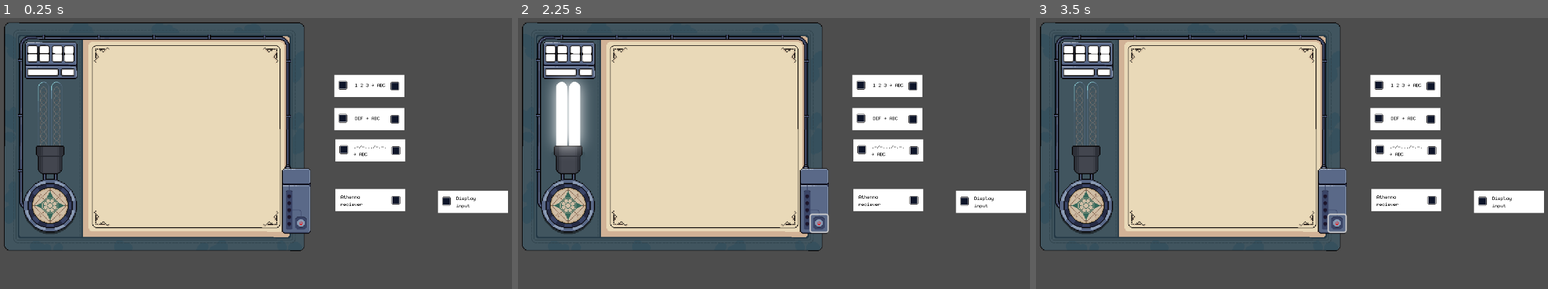
Above: before the commit, frames 1-3 (left to right).
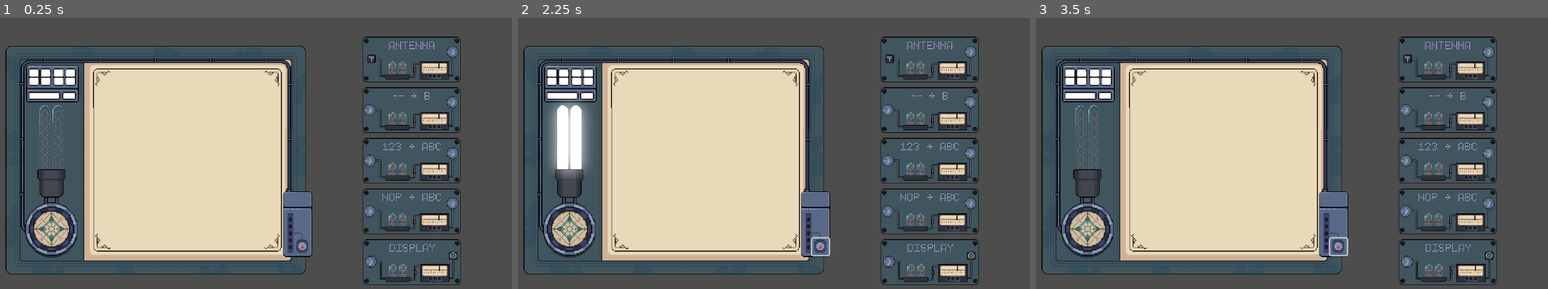
Above: after the commit, the same moments.

Repository: Limit-sest/wiretap
Game: Godot game, scene res://main.tscn
Two runs of this game, one before a commit and one after it. Both use one fixed random seed, a clock stepped at 60 frames per second and the inputs below.
Inputs (mouse positions are in pixels of both pictures, inside the frame that each line leads up to; where the layout moved, square brackets give the same spot in the first picture):
- Up to frame 1 (0.25 s): no input
- Up to frame 2 (2.25 s): click (820, 248) [820, 223] at 0.5 s; tap Enter at 1.25 s; move the mouse to (702, 137) at 1.27 s; hold Right 1.28-2.03 s; tap Alt at 1.35 s; click (702, 137) at 1.42 s; tap Space at 2 s; move the mouse to (861, 85) at 2.02 s; hold Down from 2.03 s (still down); tap Shift at 2.1 s; click (861, 85) at 2.17 s
- Up to frame 3 (3.5 s): tap Enter at 2.75 s; move the mouse to (1430, 85) at 2.77 s; release Down at 2.78 s; hold Right from 2.78 s (still down); tap Alt at 2.85 s; click (1430, 85) at 2.92 s

The runs differ from the first frame. In frame 1, 30% of the frame differs, in the area x 0-100%, y 1-99%; in frame 2, 30%; in frame 3, 30%.

Commit message:
Use new module sprites

Diff:
--- a/main.tscn
+++ b/main.tscn
@@ -1,13 +1,20 @@
-[gd_scene load_steps=7 format=3 uid="uid://ecls1n4djcxu"]
+[gd_scene load_steps=14 format=3 uid="uid://ecls1n4djcxu"]
 
 [ext_resource type="PackedScene" uid="uid://chijpwqlktb06" path="res://tty.tscn" id="1_ig7tw"]
 [ext_resource type="Script" uid="uid://bs1meisqsegby" path="res://scripts/signal_manager.gd" id="1_lquwl"]
 [ext_resource type="Script" uid="uid://dpmaueosf60vl" path="res://port.gd" id="3_1bvp3"]
-[ext_resource type="FontFile" uid="uid://yf0sdapmf0uv" path="res://assets/monogram-extended.ttf" id="4_1bvp3"]
-[ext_resource type="Texture2D" uid="uid://b34q66ndjwd5f" path="res://assets/Sprites/Content/UI Buttons/6.png" id="4_lquwl"]
-
-[sub_resource type="RectangleShape2D" id="RectangleShape2D_7mycd"]
-size = Vector2(19, 19)
+[ext_resource type="Texture2D" uid="uid://pnxp8nov1c1m" path="res://assets/Sprites/Custom/input.png" id="5_272bh"]
+[ext_resource type="Texture2D" uid="uid://bnomwum6omcts" path="res://assets/Sprites/Custom/display_symbolt.png" id="6_5vw27"]
+[ext_resource type="Texture2D" uid="uid://cxfelrk8jll08" path="res://assets/Sprites/Custom/module_bg.png" id="6_7mycd"]
+[ext_resource type="Texture2D" uid="uid://dw7b83wjviduf" path="res://assets/Sprites/Custom/display_text.png" id="7_kek77"]
+[ext_resource type="Texture2D" uid="uid://bqb8v5u7h8hrd" path="res://assets/Sprites/Custom/antenna_text.png" id="8_5vw27"]
+[ext_resource type="Texture2D" uid="uid://xvroh88gxhg" path="res://assets/Sprites/Custom/antenna_symbol.png" id="8_kek77"]
+[ext_resource type="Texture2D" uid="uid://c4t77te82hyv4" path="res://assets/Sprites/Custom/numbers_text.png" id="10_efxa6"]
+[ext_resource type="Texture2D" uid="uid://duqxc8k81l7n4" path="res://assets/Sprites/Custom/morse_text.png" id="11_dg77c"]
+[ext_resource type="Texture2D" uid="uid://s7bakdsjyuct" path="res://assets/Sprites/Custom/caesar_text.png" id="12_dg77c"]
+
+[sub_resource type="CircleShape2D" id="CircleShape2D_4c57u"]
+radius = 12.0
 
 [node name="Main" type="Node2D"]
 texture_filter = 1
@@ -17,190 +24,178 @@
 
 [node name="tty" parent="." instance=ExtResource("1_ig7tw")]
 unique_name_in_owner = true
-position = Vector2(-576, -324)
-
-[node name="Numbers" type="Polygon2D" parent="."]
-z_index = -1
-position = Vector2(141, -106)
-polygon = PackedVector2Array(184.00839, -79.99911, 32.003025, -80.00939, 32.084595, -32.0789, 184.002, -31.976042)
-uv = PackedVector2Array(94.31128, -77.5734, 31.598236, -78.19432, 32.219177, -37.213524, 95.55313, -37.213524)
-
-[node name="Label" type="Label" parent="Numbers"]
-offset_left = 77.0
-offset_top = -65.0
-offset_right = 160.0
-offset_bottom = -42.0
-theme_override_colors/font_color = Color(0, 0, 0, 1)
-theme_override_fonts/font = ExtResource("4_1bvp3")
-text = "1 2 3 → ABC"
-metadata/_edit_use_anchors_ = true
-
-[node name="Input" type="Area2D" parent="Numbers" groups=["input", "ports"]]
-position = Vector2(50, -57)
-collision_layer = 2
-script = ExtResource("3_1bvp3")
-
-[node name="CollisionShape2D" type="CollisionShape2D" parent="Numbers/Input"]
-shape = SubResource("RectangleShape2D_7mycd")
-
-[node name="6" type="Sprite2D" parent="Numbers/Input/CollisionShape2D"]
-texture = ExtResource("4_lquwl")
-
-[node name="Output" type="Area2D" parent="Numbers" groups=["output", "ports"]]
-position = Vector2(163, -55)
-collision_layer = 2
-script = ExtResource("3_1bvp3")
-
-[node name="CollisionShape2D" type="CollisionShape2D" parent="Numbers/Output"]
-shape = SubResource("RectangleShape2D_7mycd")
-
-[node name="6" type="Sprite2D" parent="Numbers/Output/CollisionShape2D"]
-texture = ExtResource("4_lquwl")
-
-[node name="Morse" type="Polygon2D" parent="."]
-z_index = -1
-position = Vector2(143, 34)
-polygon = PackedVector2Array(184.00839, -79.99911, 32.003025, -80.00939, 32.084595, -32.0789, 184.002, -31.976042)
-uv = PackedVector2Array(94.31128, -77.5734, 31.598236, -78.19432, 32.219177, -37.213524, 95.55313, -37.213524)
-
-[node name="Label" type="Label" parent="Morse"]
-offset_left = 72.0
-offset_top = -71.0
-offset_right = 155.0
-offset_bottom = -42.0
-theme_override_colors/font_color = Color(0, 0, 0, 1)
-theme_override_fonts/font = ExtResource("4_1bvp3")
-text = ".-/-.../-.-.
-→ ABC"
-metadata/_edit_use_anchors_ = true
-
-[node name="Input" type="Area2D" parent="Morse" groups=["input", "ports"]]
-position = Vector2(50, -57)
-collision_layer = 2
-script = ExtResource("3_1bvp3")
-
-[node name="CollisionShape2D" type="CollisionShape2D" parent="Morse/Input"]
-shape = SubResource("RectangleShape2D_7mycd")
-
-[node name="6" type="Sprite2D" parent="Morse/Input/CollisionShape2D"]
-texture = ExtResource("4_lquwl")
-
-[node name="Output" type="Area2D" parent="Morse" groups=["output", "ports"]]
-position = Vector2(163, -55)
-collision_layer = 2
-script = ExtResource("3_1bvp3")
-
-[node name="CollisionShape2D" type="CollisionShape2D" parent="Morse/Output"]
-shape = SubResource("RectangleShape2D_7mycd")
-
-[node name="6" type="Sprite2D" parent="Morse/Output/CollisionShape2D"]
-texture = ExtResource("4_lquwl")
-
-[node name="Caesar" type="Polygon2D" parent="."]
-z_index = -1
-position = Vector2(141, -34)
-polygon = PackedVector2Array(184.00839, -79.99911, 32.003025, -80.00939, 32.084595, -32.0789, 184.002, -31.976042)
-uv = PackedVector2Array(94.31128, -77.5734, 31.598236, -78.19432, 32.219177, -37.213524, 95.55313, -37.213524)
-
-[node name="Label" type="Label" parent="Caesar"]
-offset_left = 77.0
-offset_top = -65.0
-offset_right = 160.0
-offset_bottom = -42.0
-theme_override_colors/font_color = Color(0, 0, 0, 1)
-theme_override_fonts/font = ExtResource("4_1bvp3")
-text = "DEF → ABC"
-metadata/_edit_use_anchors_ = true
-
-[node name="Input" type="Area2D" parent="Caesar" groups=["input", "ports"]]
-position = Vector2(50, -57)
-collision_layer = 2
-script = ExtResource("3_1bvp3")
-
-[node name="CollisionShape2D" type="CollisionShape2D" parent="Caesar/Input"]
-shape = SubResource("RectangleShape2D_7mycd")
-
-[node name="6" type="Sprite2D" parent="Caesar/Input/CollisionShape2D"]
-texture = ExtResource("4_lquwl")
-
-[node name="Output" type="Area2D" parent="Caesar" groups=["output", "ports"]]
-position = Vector2(163, -55)
-collision_layer = 2
-script = ExtResource("3_1bvp3")
-
-[node name="CollisionShape2D" type="CollisionShape2D" parent="Caesar/Output"]
-shape = SubResource("RectangleShape2D_7mycd")
-
-[node name="6" type="Sprite2D" parent="Caesar/Output/CollisionShape2D"]
-texture = ExtResource("4_lquwl")
-
-[node name="Display" type="Polygon2D" parent="."]
-z_index = -1
-position = Vector2(366, 146)
-polygon = PackedVector2Array(184.00839, -79.99911, 32.003025, -80.00939, 32.084595, -32.0789, 184.002, -31.976042)
-uv = PackedVector2Array(94.31128, -77.5734, 31.598236, -78.19432, 32.219177, -37.213524, 95.55313, -37.213524)
-
-[node name="Label" type="Label" parent="Display"]
-offset_left = 72.0
-offset_top = -71.0
-offset_right = 155.0
-offset_bottom = -42.0
-theme_override_colors/font_color = Color(0, 0, 0, 1)
-theme_override_fonts/font = ExtResource("4_1bvp3")
-text = "Display
-input"
-metadata/_edit_use_anchors_ = true
-
-[node name="Input" type="Area2D" parent="Display" groups=["input", "ports"]]
-position = Vector2(50, -57)
-collision_layer = 2
-script = ExtResource("3_1bvp3")
-
-[node name="CollisionShape2D" type="CollisionShape2D" parent="Display/Input"]
-shape = SubResource("RectangleShape2D_7mycd")
-
-[node name="6" type="Sprite2D" parent="Display/Input/CollisionShape2D"]
-texture = ExtResource("4_lquwl")
-
-[node name="Anthenna" type="Polygon2D" parent="."]
-unique_name_in_owner = true
-z_index = -1
-position = Vector2(143, 142)
-polygon = PackedVector2Array(184.00839, -79.99911, 32.003025, -80.00939, 32.084595, -32.0789, 184.002, -31.976042)
-uv = PackedVector2Array(94.31128, -77.5734, 31.598236, -78.19432, 32.219177, -37.213524, 95.55313, -37.213524)
-
-[node name="Label" type="Label" parent="Anthenna"]
-offset_left = 44.0
-offset_top = -70.0
-offset_right = 127.0
-offset_bottom = -41.0
-theme_override_colors/font_color = Color(0, 0, 0, 1)
-theme_override_fonts/font = ExtResource("4_1bvp3")
-text = "Athenna
-reciever"
-metadata/_edit_use_anchors_ = true
-
-[node name="Output" type="Area2D" parent="Anthenna" groups=["output", "ports"]]
-position = Vector2(163, -55)
-collision_layer = 2
-script = ExtResource("3_1bvp3")
-
-[node name="CollisionShape2D" type="CollisionShape2D" parent="Anthenna/Output"]
-shape = SubResource("RectangleShape2D_7mycd")
-
-[node name="6" type="Sprite2D" parent="Anthenna/Output/CollisionShape2D"]
-texture = ExtResource("4_lquwl")
+position = Vector2(-214, 0)
 
 [node name="Signal send" type="Timer" parent="."]
 wait_time = 2.5
 autostart = true
 
-[connection signal="input_event" from="Numbers/Input" to="Numbers/Input" method="_on_input_event"]
-[connection signal="input_event" from="Numbers/Output" to="Numbers/Output" method="_on_input_event"]
-[connection signal="input_event" from="Morse/Input" to="Morse/Input" method="_on_input_event"]
-[connection signal="input_event" from="Morse/Output" to="Morse/Output" method="_on_input_event"]
-[connection signal="input_event" from="Caesar/Input" to="Caesar/Input" method="_on_input_event"]
-[connection signal="input_event" from="Caesar/Output" to="Caesar/Output" method="_on_input_event"]
-[connection signal="input_event" from="Display/Input" to="Display/Input" method="_on_input_event"]
-[connection signal="input_event" from="Anthenna/Output" to="Anthenna/Output" method="_on_input_event"]
+[node name="CanvasGroup" type="CanvasGroup" parent="."]
+z_index = -1
+position = Vector2(0, -25)
+
+[node name="Display" type="Sprite2D" parent="CanvasGroup"]
+position = Vector2(341, 245)
+scale = Vector2(1.2, 1.2)
+texture = ExtResource("6_7mycd")
+offset = Vector2(0.5, 0.5)
+
+[node name="Input" type="Area2D" parent="CanvasGroup/Display" groups=["input", "ports"]]
+position = Vector2(-74, -1)
+collision_layer = 2
+script = ExtResource("3_1bvp3")
+
+[node name="CollisionShape2D" type="CollisionShape2D" parent="CanvasGroup/Display/Input"]
+position = Vector2(0, 1)
+shape = SubResource("CircleShape2D_4c57u")
+
+[node name="Sprite2D" type="Sprite2D" parent="CanvasGroup/Display/Input/CollisionShape2D"]
+texture = ExtResource("5_272bh")
+
+[node name="Sprite2D" type="Sprite2D" parent="CanvasGroup/Display"]
+position = Vector2(75, -11)
+texture = ExtResource("6_5vw27")
+
+[node name="Sprite2D2" type="Sprite2D" parent="CanvasGroup/Display"]
+position = Vector2(0, -26)
+texture = ExtResource("7_kek77")
+
+[node name="Antenna" type="Sprite2D" parent="CanvasGroup"]
+unique_name_in_owner = true
+position = Vector2(340, -195)
+scale = Vector2(1.2, 1.2)
+texture = ExtResource("6_7mycd")
+offset = Vector2(0.5, 0.5)
+
+[node name="Output" type="Area2D" parent="CanvasGroup/Antenna" groups=["output", "ports"]]
+position = Vector2(75, -13.333336)
+collision_layer = 2
+script = ExtResource("3_1bvp3")
+
+[node name="CollisionShape2D" type="CollisionShape2D" parent="CanvasGroup/Antenna/Output"]
+position = Vector2(-0.1666565, 0.16666222)
+shape = SubResource("CircleShape2D_4c57u")
+
+[node name="Sprite2D" type="Sprite2D" parent="CanvasGroup/Antenna/Output/CollisionShape2D"]
+texture = ExtResource("5_272bh")
+
+[node name="Sprite2D" type="Sprite2D" parent="CanvasGroup/Antenna"]
+position = Vector2(-72, -0.6666673)
+texture = ExtResource("8_kek77")
+
+[node name="Sprite2D2" type="Sprite2D" parent="CanvasGroup/Antenna"]
+position = Vector2(0, -26)
+texture = ExtResource("8_5vw27")
+
+[node name="Numbers" type="Sprite2D" parent="CanvasGroup"]
+position = Vector2(340, 25)
+scale = Vector2(1.2, 1.2)
+texture = ExtResource("6_7mycd")
+offset = Vector2(0.5, 0.5)
+
+[node name="Output" type="Area2D" parent="CanvasGroup/Numbers" groups=["output", "ports"]]
+position = Vector2(75, -13.333332)
+collision_layer = 2
+script = ExtResource("3_1bvp3")
+
+[node name="CollisionShape2D" type="CollisionShape2D" parent="CanvasGroup/Numbers/Output"]
+position = Vector2(-0.1666565, 0.16666698)
+shape = SubResource("CircleShape2D_4c57u")
+
+[node name="Sprite2D" type="Sprite2D" parent="CanvasGroup/Numbers/Output/CollisionShape2D"]
+texture = ExtResource("5_272bh")
+
+[node name="Sprite2D2" type="Sprite2D" parent="CanvasGroup/Numbers"]
+position = Vector2(0, -26)
+texture = ExtResource("10_efxa6")
+
+[node name="Input" type="Area2D" parent="CanvasGroup/Numbers" groups=["input", "ports"]]
+position = Vector2(-75, -3.5762787e-07)
+collision_layer = 2
+script = ExtResource("3_1bvp3")
+
+[node name="CollisionShape2D" type="CollisionShape2D" parent="CanvasGroup/Numbers/Input"]
+position = Vector2(-0.33332443, 0.3333335)
+shape = SubResource("CircleShape2D_4c57u")
+
+[node name="Sprite2D" type="Sprite2D" parent="CanvasGroup/Numbers/Input/CollisionShape2D"]
+position = Vector2(0.50000507, 0)
+texture = ExtResource("5_272bh")
+
+[node name="Morse" type="Sprite2D" parent="CanvasGroup"]
+position = Vector2(340, -85)
+scale = Vector2(1.2, 1.2)
+texture = ExtResource("6_7mycd")
+offset = Vector2(0.5, 0.5)
+
+[node name="Output" type="Area2D" parent="CanvasGroup/Morse" groups=["output", "ports"]]
+position = Vector2(75, -14.166669)
+collision_layer = 2
+script = ExtResource("3_1bvp3")
+
+[node name="CollisionShape2D" type="CollisionShape2D" parent="CanvasGroup/Morse/Output"]
+position = Vector2(-0.1666565, 0.16666222)
+shape = SubResource("CircleShape2D_4c57u")
+
+[node name="Sprite2D" type="Sprite2D" parent="CanvasGroup/Morse/Output/CollisionShape2D"]
+texture = ExtResource("5_272bh")
+
+[node name="Sprite2D2" type="Sprite2D" parent="CanvasGroup/Morse"]
+position = Vector2(0, -26)
+texture = ExtResource("11_dg77c")
+
+[node name="Input" type="Area2D" parent="CanvasGroup/Morse" groups=["input", "ports"]]
+position = Vector2(-75, 1.1920929e-06)
+collision_layer = 2
+script = ExtResource("3_1bvp3")
+
+[node name="CollisionShape2D" type="CollisionShape2D" parent="CanvasGroup/Morse/Input"]
+position = Vector2(-0.33332062, 0.33333337)
+shape = SubResource("CircleShape2D_4c57u")
+
+[node name="Sprite2D" type="Sprite2D" parent="CanvasGroup/Morse/Input/CollisionShape2D"]
+texture = ExtResource("5_272bh")
+
+[node name="Caesar" type="Sprite2D" parent="CanvasGroup"]
+position = Vector2(340, 135)
+scale = Vector2(1.2, 1.2)
+texture = ExtResource("6_7mycd")
+offset = Vector2(0.5, 0.5)
+
+[node name="Output" type="Area2D" parent="CanvasGroup/Caesar" groups=["output", "ports"]]
+position = Vector2(75, -14.166669)
+collision_layer = 2
+script = ExtResource("3_1bvp3")
+
+[node name="CollisionShape2D" type="CollisionShape2D" parent="CanvasGroup/Caesar/Output"]
+position = Vector2(-0.1666565, 0.16666222)
+shape = SubResource("CircleShape2D_4c57u")
+
+[node name="Sprite2D" type="Sprite2D" parent="CanvasGroup/Caesar/Output/CollisionShape2D"]
+texture = ExtResource("5_272bh")
+
+[node name="Sprite2D2" type="Sprite2D" parent="CanvasGroup/Caesar"]
+position = Vector2(0, -26)
+texture = ExtResource("12_dg77c")
+
+[node name="Input" type="Area2D" parent="CanvasGroup/Caesar" groups=["input", "ports"]]
+position = Vector2(-75, 1.1920929e-06)
+collision_layer = 2
+script = ExtResource("3_1bvp3")
+
+[node name="CollisionShape2D" type="CollisionShape2D" parent="CanvasGroup/Caesar/Input"]
+position = Vector2(-0.33332062, 0.33333337)
+shape = SubResource("CircleShape2D_4c57u")
+
+[node name="Sprite2D" type="Sprite2D" parent="CanvasGroup/Caesar/Input/CollisionShape2D"]
+texture = ExtResource("5_272bh")
+
 [connection signal="timeout" from="Signal send" to="." method="_on_signal_send_timeout"]
+[connection signal="input_event" from="CanvasGroup/Display/Input" to="CanvasGroup/Display/Input" method="_on_input_event"]
+[connection signal="input_event" from="CanvasGroup/Antenna/Output" to="CanvasGroup/Antenna/Output" method="_on_input_event"]
+[connection signal="input_event" from="CanvasGroup/Numbers/Output" to="CanvasGroup/Numbers/Output" method="_on_input_event"]
+[connection signal="input_event" from="CanvasGroup/Numbers/Input" to="CanvasGroup/Numbers/Input" method="_on_input_event"]
+[connection signal="input_event" from="CanvasGroup/Morse/Output" to="CanvasGroup/Morse/Output" method="_on_input_event"]
+[connection signal="input_event" from="CanvasGroup/Morse/Input" to="CanvasGroup/Morse/Input" method="_on_input_event"]
+[connection signal="input_event" from="CanvasGroup/Caesar/Output" to="CanvasGroup/Caesar/Output" method="_on_input_event"]
+[connection signal="input_event" from="CanvasGroup/Caesar/Input" to="CanvasGroup/Caesar/Input" method="_on_input_event"]
--- a/scripts/cipher_utils.gd
+++ b/scripts/cipher_utils.gd
@@ -94,5 +94,6 @@
 		while used.has(index):
 			index = randi() % 3
 		used.append(index)
+		print("encoding with " + str(functions[index]))
 		working_string = functions[index].call(working_string)
 	return working_string
--- a/scripts/signal_manager.gd
+++ b/scripts/signal_manager.gd
@@ -1,6 +1,6 @@
 extends Node2D
 
-@onready var initial_node = %Anthenna/Output
+@onready var initial_node = %Antenna/Output
 @onready var encoded_string = CipherUtils.encode_random("Hello world")
 
 var decode_functions = {
--- a/tty.tscn
+++ b/tty.tscn
@@ -11,7 +11,6 @@
 
 [node name="Main panel" type="Sprite2D" parent="."]
 texture_filter = 1
-position = Vector2(359, 273)
 scale = Vector2(1.5, 1.5)
 texture = ExtResource("1_g1aup")
 script = ExtResource("2_lqweq")
@@ -32,7 +31,7 @@
 
 [node name="Timer" type="Timer" parent="Main panel/tty"]
 unique_name_in_owner = true
-wait_time = 0.009999999999999998
+wait_time = 0.00999999999999999
 
 [node name="Button" type="Button" parent="Main panel"]
 offset_left = 199.99998
Not shown, added: assets/Sprites/Custom/antenna_symbol.png.import
Not shown, added: assets/Sprites/Custom/antenna_text.png.import
Not shown, added: assets/Sprites/Custom/caesar_text.png.import
Not shown, added: assets/Sprites/Custom/display_symbolt.png.import
Not shown, added: assets/Sprites/Custom/display_text.png.import
Not shown, added: assets/Sprites/Custom/input.png.import
Not shown, added: assets/Sprites/Custom/module_bg.png.import
Not shown, added: assets/Sprites/Custom/morse_text.png.import
Not shown, added: assets/Sprites/Custom/numbers_text.png.import
